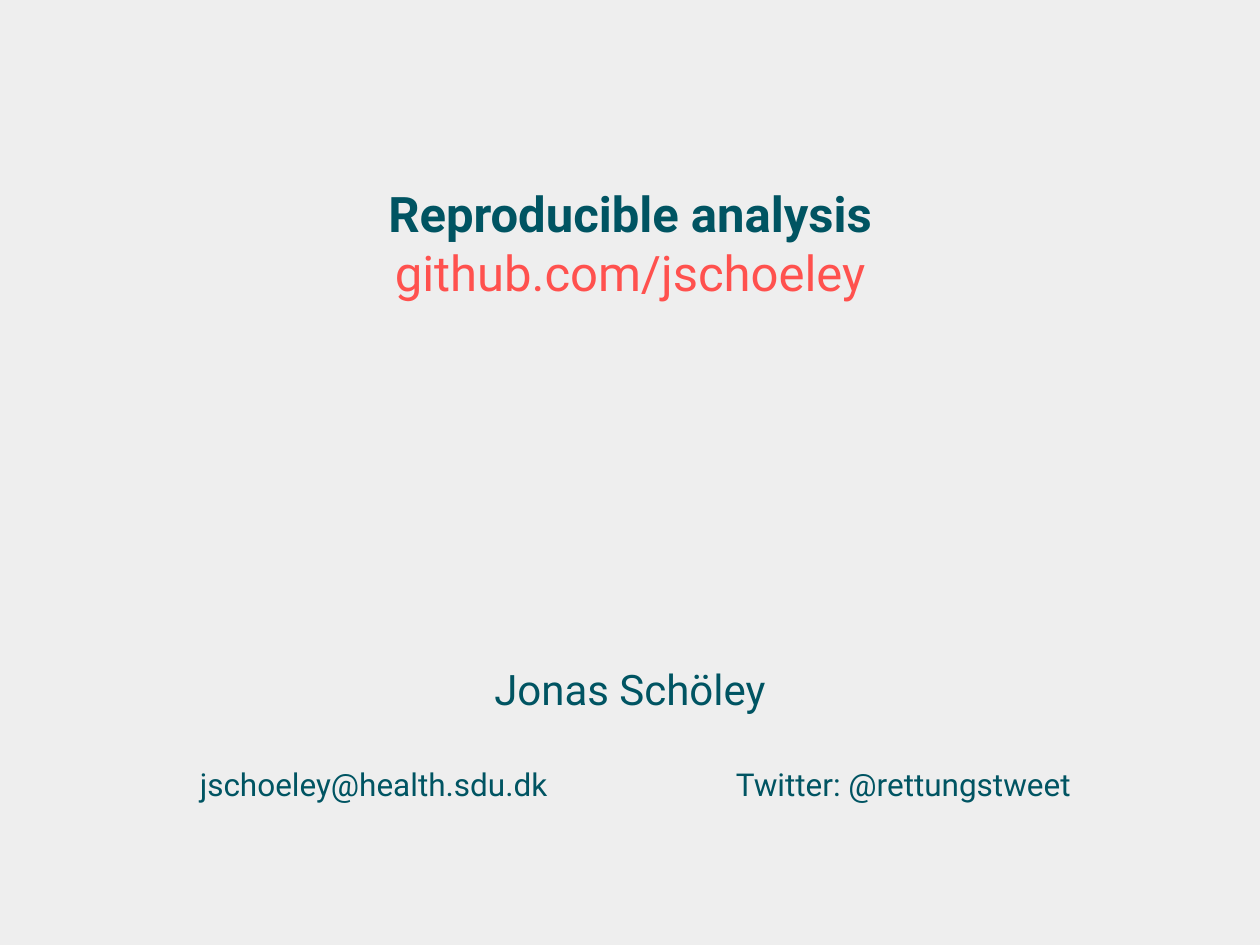
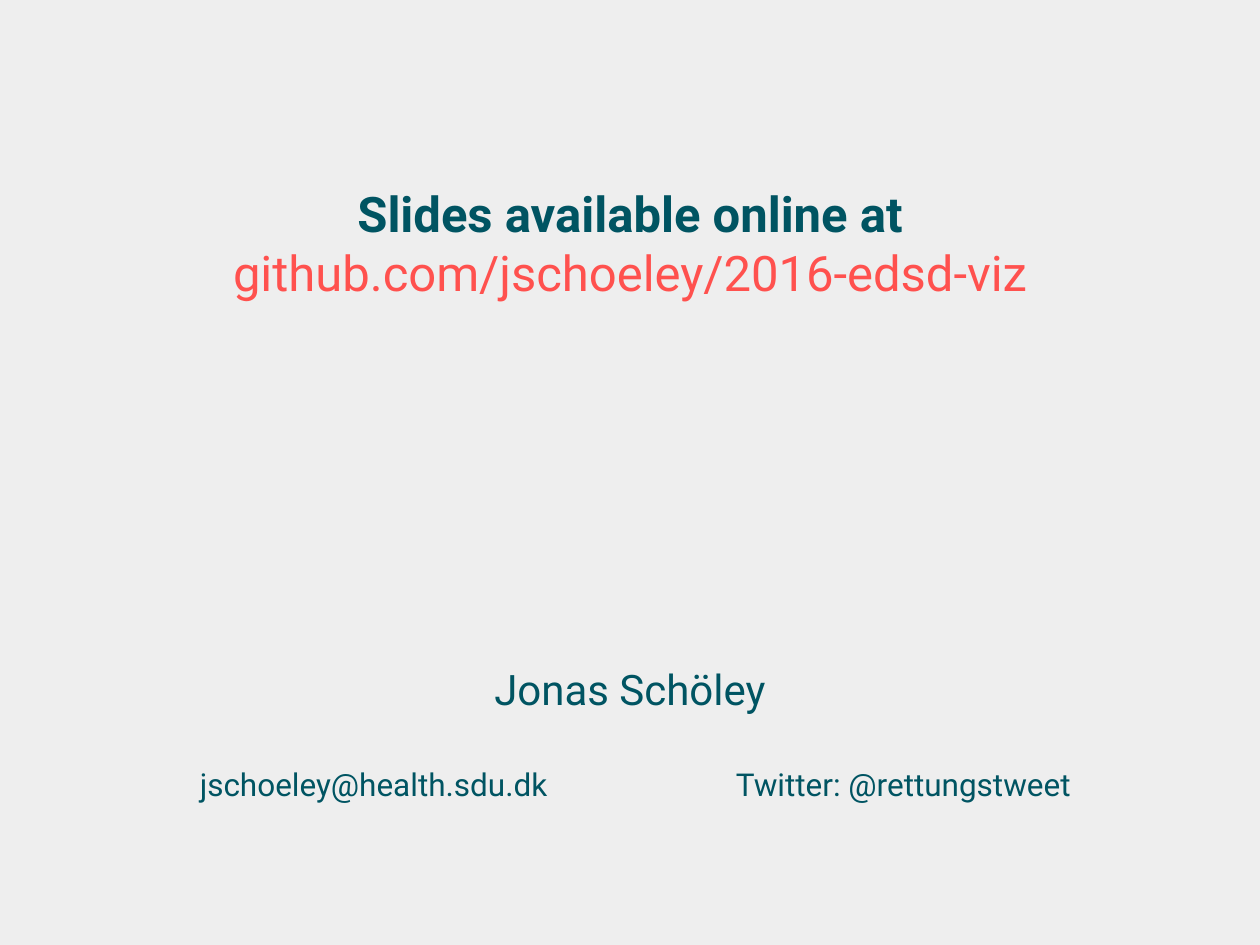
Before and after one commit to jschoeley/2016-edsd-viz, a slide deck: slide 7 of 0-preparation/1-preparation.odp. Drawn at 1260x945 pixels with LibreOffice and Linux fonts; fonts in the diff are those of the drawing. Boxes give left, top, right and bottom in pixels: in the first picture for what was removed or moved away, otherwise in the second. Text is boxed around its words. In the diff, an @@ line names an element or a change of style, - is before the commit and + after.

Commit message:
Update Slides

```diff
--- a/0-preparation/1-preparation.odp
+++ b/0-preparation/1-preparation.odp
@@ text at (233,195,1027,302): text changed; text colour #005462 to #FF514E; bold off @@
-Reproducible analysis
-github.com/jschoeley
+Slides available online at
+github.com/jschoeley/2016-edsd-viz
```
Also in this commit, not shown: 1 other slide changed, 4 slides added, 4 slides removed, 6 other files.
